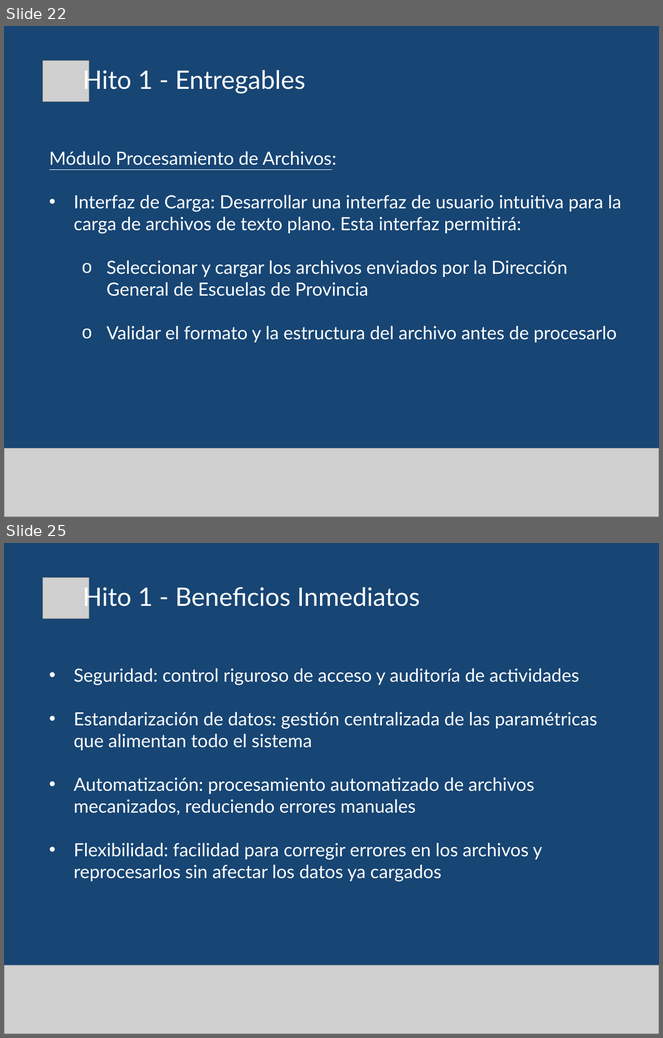
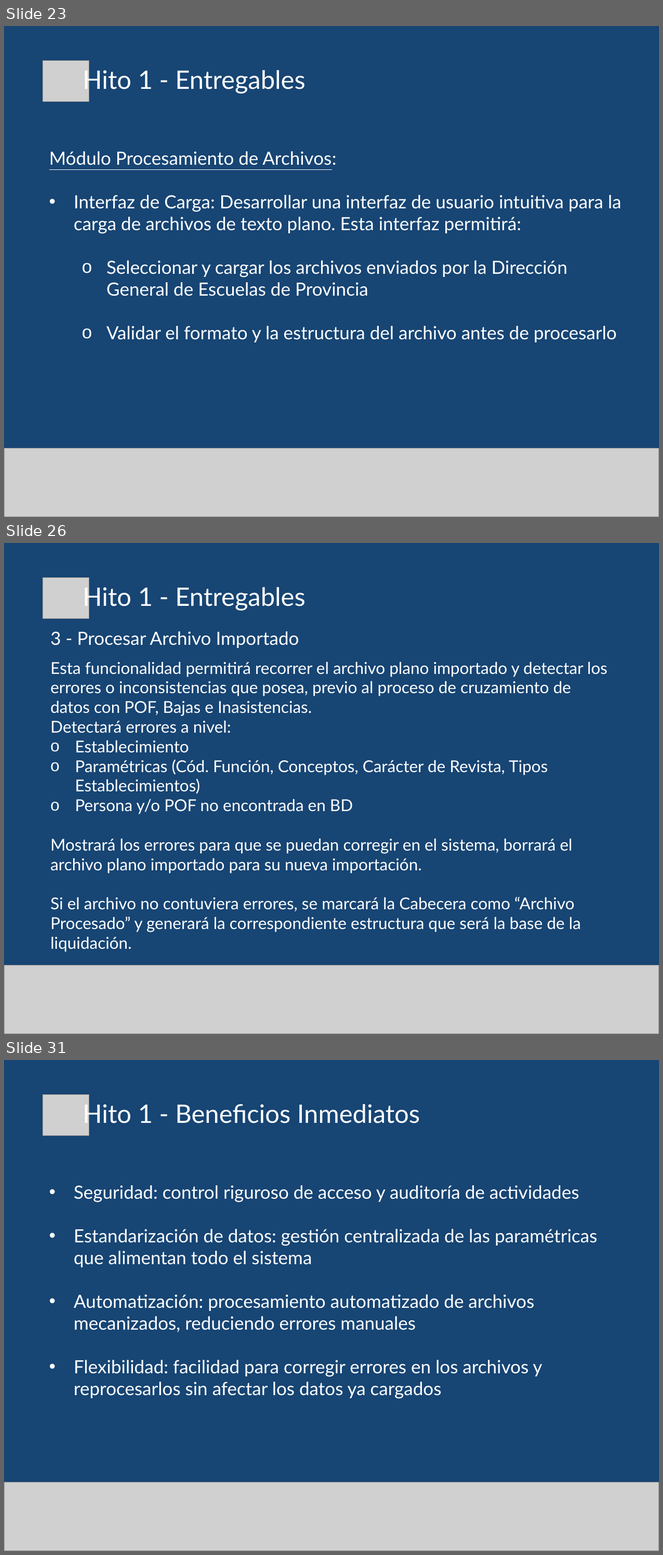
Before and after one commit to gabulopezmdq-ui/Eventia, a slide deck: Documentacion/DocumentacionProyecto/Presentaciones/MEC_Hito1.pptx. Shown one above the other, each under a label of ours: slides 22 and 25 before the commit, slides 23, 26 and 31 after it; the slides between them are not shown. The pictures are 663x1038 and 663x1555 pixels, drawn with LibreOffice and Linux fonts; fonts in the diff are those of the drawing; grey boxes stand for pictures. Boxes give left, top, right and bottom in pixels: in the first picture for what was removed or moved away, otherwise in the second. Text is boxed around its words. In the diff, an @@ line names an element or a change of style, - is before the commit and + after.

```diff
--- a/Documentacion/DocumentacionProyecto/Presentaciones/MEC_Hito1.pptx
+++ b/Documentacion/DocumentacionProyecto/Presentaciones/MEC_Hito1.pptx
@@ slide 26 added at (4,543,659,1034), background #174574 @@
@@ picture added at (42,578,89,619) @@
@@ text added at (83,584,305,611), 28 pt, text #FFFFFF @@
+Hito 1 - Entregables
@@ text added at (50,631,299,648), 20 pt, text #FFFFFF @@
+3 - Procesar Archivo Importado
@@ text added at (50,662,608,952), 18 pt, text #FFFFFF @@
+Esta funcionalidad permitirá recorrer el archivo plano importado y detectar los errores o inconsistencias que posea, previo al proceso de cruzamiento de datos con POF, Bajas e Inasistencias.
+Detectará errores a nivel:
+o Establecimiento
+o Paramétricas (Cód. Función, Conceptos, Carácter de Revista, Tipos Establecimientos)
+o Persona y/o POF no encontrada en BD
+Mostrará los errores para que se puedan corregir en el sistema, borrará el archivo plano importado para su nueva importación.
+Si el archivo no contuviera errores, se marcará la Cabecera como “Archivo Procesado” y generará la correspondiente estructura que será la base de la liquidación.
@@ picture added at (4,966,659,1034) @@
@@ what was slide 22 is now slide 23 @@
@@ what was slide 25 is now slide 31 @@
```
Also in this commit, not shown: 14 slides changed, 6 other slides added, 1 slide removed, 9 other files.
